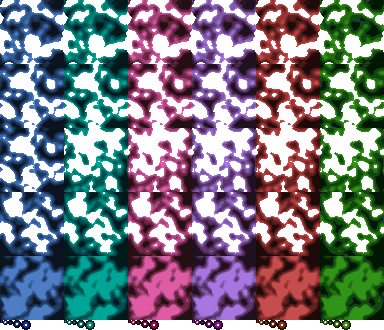
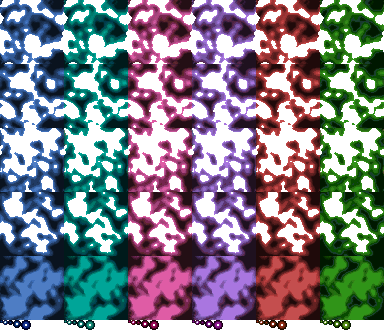
Layers edited between the first and the second 384x330 image:
painted on "2" (1st of 6, in "Blue") over bbox(0, 128, 64, 192)
